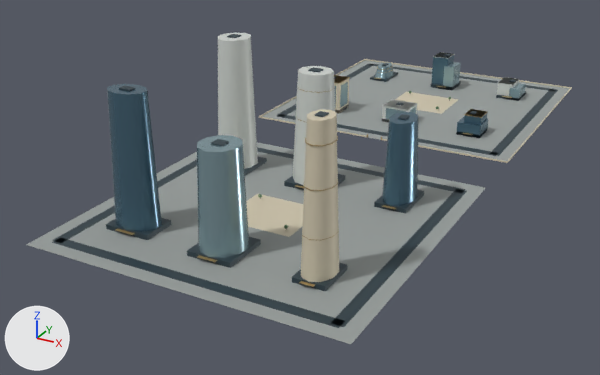
What one commit did to the glTF model web/public/assets/3d/ampliworld/GC-CITY-2030/GC-TILE-12-19.glb.
One viewpoint serves both versions: a 50 mm lens placed at (2181.0, -4864.0, 363.0), pointed at (1748.0, -4076.0, -31.0). The lights are fixed; the arrows at lower left show +X, +Y and +Z. The first picture is the older version. Where no turn or scale is listed for an object, it has been applied to the vertices. Vertices at exactly the same position are counted once.

In view in the first picture: 'GC-TILE-12-19-blue', 'GC-TILE-12-19-dark', 'GC-TILE-12-19-glass', 'GC-TILE-12-19-gold', 'GC-TILE-12-19-ivory', 'GC-TILE-12-19-paving', 'GC-TILE-12-19-white' and 1 more.
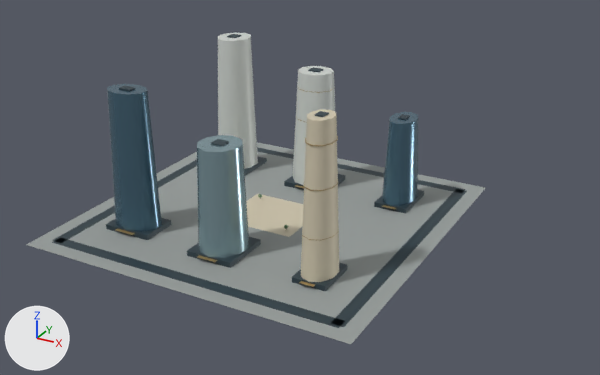
Changed parts and their boxes (x1, y1, x2, y2) in the pictures (600 x 375 px):
'GC-TILE-12-19-paving', reshaped (16% narrower, 29% shorter)
    before: (26, 60, 570, 344)
    after: (26, 142, 485, 344)
'GC-TILE-12-19-blue', reshaped (18% narrower, 18% shorter)
    before: (107, 52, 488, 232)
    after: (107, 84, 418, 232)
'GC-TILE-12-19-dark', reshaped (18% narrower)
    before: (52, 34, 558, 328)
    after: (52, 34, 467, 328)
'GC-TILE-12-19-ivory', reshaped
    before: (246, 59, 572, 282)
    after: (246, 109, 339, 282)
'GC-TILE-12-19-glass', reshaped (84% narrower, 37% shorter)
    before: (197, 62, 526, 258)
    after: (197, 135, 249, 258)
'GC-TILE-12-19-gold', reshaped
    before: (116, 66, 512, 287)
    after: (116, 86, 396, 287)
part 1 of me_mesh_0, deleted
    before: (261, 60, 570, 161)
part 2 of me_mesh_1, deleted
    before: (276, 54, 558, 156)
part 3 of me_mesh_2, deleted
    before: (259, 59, 572, 163)
part 4 of me_mesh_5, deleted
    before: (334, 66, 512, 140)
part 5 of me_mesh_7, deleted (blue)
    before: (432, 52, 454, 85)
part 6 of me_mesh_7, deleted
    before: (456, 116, 488, 138)
part 7 of me_mesh_7, deleted
    before: (464, 109, 487, 125)
part 8 of me_mesh_6, deleted
    before: (335, 62, 526, 120)

Diff of the bpy script that builds the scene:
```diff
--- a/web/public/assets/3d/ampliworld/GC-CITY-2030/GC-TILE-12-19.glb.py
+++ b/web/public/assets/3d/ampliworld/GC-CITY-2030/GC-TILE-12-19.glb.py
@@ me_mesh_0 @@
 # used by ob_gc_tile_12_19_paving; location = (0.0, 0.0, 0.0)
-me_mesh_0.from_pydata(...)  # 16 vertices, 24 faces; spans x 1621.0..1959.0, y -4379.0..-3621.0, z 0.0
+me_mesh_0.from_pydata(...)  # 8 vertices, 12 faces; spans x 1621.0..1959.0, y -4379.0..-4041.0, z 0.0
+# me_mesh_0 part 1: the loose piece of 8 vertices spanning x 1621.0..1959.0, y -3959.0..-3621.0, z 0.0 is deleted
 me_mesh_0.materials.append(mat_paving)
@@ me_mesh_1 @@
 # used by ob_gc_tile_12_19_dark; location = (0.0, 0.0, 0.0)
-me_mesh_1.from_pydata(...)  # 256 vertices, 384 faces; spans x 1636.0..1944.0, y -4364.0..-3636.0, z 0.0..152.0
+me_mesh_1.from_pydata(...)  # 128 vertices, 192 faces; spans x 1636.0..1944.0, y -4364.0..-4056.0, z 0.0..152.0
+# me_mesh_1 part 2: 16 loose pieces with 128 vertices, spanning x 1636.0..1944.0, y -3944.0..-3636.0, z 0.0..48.0, are deleted
 me_mesh_1.materials.append(mat_dark)
@@ me_mesh_2 @@
 # used by ob_gc_tile_12_19_ivory; location = (0.0, 0.0, 0.0)
-me_mesh_2.from_pydata(...)  # 86 vertices, 136 faces; spans x 1620.0..1960.0, y -4319.0..-3620.0, z 0.0..148.0
+me_mesh_2.from_pydata(...)  # 30 vertices, 52 faces; spans x 1750.0..1906.0, y -4319.0..-4174.0, z 0.0..148.0
+# me_mesh_2 part 3: 7 loose pieces with 56 vertices, spanning x 1620.0..1960.0, y -3960.0..-3620.0, z 0.0..44.0, are deleted
 me_mesh_2.materials.append(mat_ivory)
@@ me_mesh_5 @@
 # used by ob_gc_tile_12_19_gold; location = (0.0, 0.0, 0.0)
-me_mesh_5.from_pydata(...)  # 590 vertices, 1032 faces; spans x 1668.0..1905.0, y -4328.0..-3676.0, z 0.0..130.0
+me_mesh_5.from_pydata(...)  # 444 vertices, 792 faces; spans x 1668.0..1905.0, y -4328.0..-4094.0, z 4.0..130.0
+# me_mesh_5 part 4: 13 loose pieces with 146 vertices, spanning x 1672.0..1904.0, y -3960.0..-3676.0, z 0.0..44.0, are deleted
 me_mesh_5.materials.append(mat_gold)
@@ me_mesh_6 @@
 # used by ob_gc_tile_12_19_glass; location = (0.0, 0.0, 0.0)
-me_mesh_6.from_pydata(...)  # 124 vertices, 200 faces; spans x 1672.0..1906.0, y -4324.0..-3674.0, z 0.0..106.0
+me_mesh_6.from_pydata(...)  # 22 vertices, 40 faces; spans x 1767.0..1813.0, y -4324.0..-4272.0, z 5.0..106.0
+# me_mesh_6 part 8: 11 loose pieces with 102 vertices, spanning x 1672.0..1906.0, y -3894.0..-3674.0, z 0.0..39.0, are deleted
 me_mesh_6.materials.append(mat_glass)
@@ me_mesh_7 @@
 # used by ob_gc_tile_12_19_blue; location = (0.0, 0.0, 0.0)
-me_mesh_7.from_pydata(...)  # 68 vertices, 116 faces; spans x 1666.0..1906.0, y -4317.0..-3684.0, z 0.0..140.0
+me_mesh_7.from_pydata(...)  # 44 vertices, 80 faces; spans x 1666.0..1906.0, y -4317.0..-4092.0, z 5.0..140.0
+# me_mesh_7 part 5: the loose piece of 8 vertices spanning x 1773.0..1795.0, y -3712.0..-3684.0, z 0.0..47.0 is deleted
+# me_mesh_7 part 6: the loose piece of 8 vertices spanning x 1875.0..1905.0, y -3895.0..-3861.0, z 0.0..16.0 is deleted
+# me_mesh_7 part 7: the loose piece of 8 vertices spanning x 1882.0..1904.0, y -3889.0..-3863.0, z 16.0..26.0 is deleted
 me_mesh_7.materials.append(mat_blue)
```
